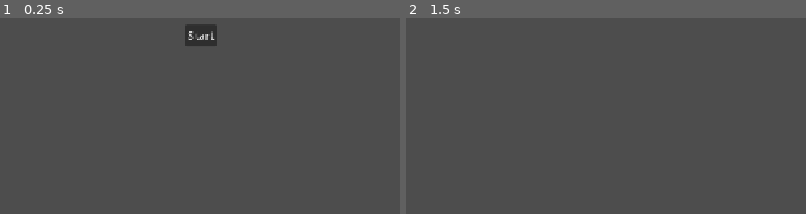
Above: before the commit, frames 1-2 (left to right).
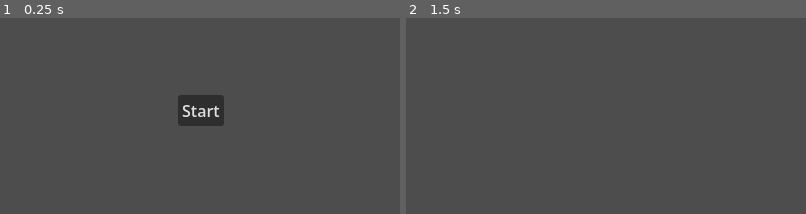
Above: after the commit, the same moments.

Repository: Deeeeelan/gmtk-game-jam-2026
Game: Godot game, scene res://scenes/title_screen.tscn
Two runs of this game, one before a commit and one after it. Both use one fixed random seed, a clock stepped at 60 frames per second and the inputs below.
Inputs:
- Up to frame 1 (0.25 s): no input
- Up to frame 2 (1.5 s): click "Start" at 0.5 s; tap Enter at 1.25 s
The pictures show only the part of the screen within x 25-75%, y 0-50%; the shares and areas given below are measured in that part.
In our replay, the window is 800x450 before the commit and 800x600 after it. These sizes can differ from the game's own. Grey fills any space a smaller window leaves; there, only what the larger window draws over its background counts as a difference.

The runs differ from the first frame. In frame 1, 2.5% of the frame differs, in the area x 44-56%, y 3-56%; in frame 2, only the window size differs.

Commit message:
Add game loop

Diff:
--- a/project.godot
+++ b/project.godot
@@ -18,10 +18,11 @@
 [autoload]
 
 Minigames="*uid://h2x38lstm06n"
-WindowFactory="*uid://8w0jmelvcovm"
 
 [display]
 
+window/size/viewport_width=800
+window/size/viewport_height=600
 window/stretch/mode="canvas_items"
 window/stretch/aspect="expand"
 
--- a/scenes/game.tscn
+++ b/scenes/game.tscn
@@ -1,7 +1,6 @@
 [gd_scene format=3 uid="uid://cfce8rl3gvf5u"]
 
 [ext_resource type="Script" uid="uid://dtnxmryvuac7n" path="res://scripts/game_manager.gd" id="1_yqjtg"]
-[ext_resource type="Script" uid="uid://e4al832a8ucu" path="res://scripts/game_loop_manager.gd" id="2_lnu2h"]
 
 [node name="Game" type="Node" unique_id=101121047]
 
@@ -11,6 +10,10 @@
 unique_name_in_owner = true
 script = ExtResource("1_yqjtg")
 
-[node name="GameLoopManager" type="Node" parent="." unique_id=1551743415]
-unique_name_in_owner = true
-script = ExtResource("2_lnu2h")
+[node name="CanvasLayer" type="CanvasLayer" parent="." unique_id=749428670]
+
+[node name="Control" type="Control" parent="CanvasLayer" unique_id=1661590345]
+layout_mode = 3
+anchors_preset = 0
+offset_right = 40.0
+offset_bottom = 40.0
--- a/scripts/game_loop_manager.gd
+++ b/scripts/game_loop_manager.gd
@@ -1,8 +1 @@
 extends Node
-
-@onready var GameManager = %GameManager
-
-func game_loop() -> void:
-	while true:
-		break
-	return
--- a/scripts/game_manager.gd
+++ b/scripts/game_manager.gd
@@ -4,22 +4,61 @@
 var total_games: int = 0
 var game_streak: int = 0
 var highest_streak: int = 0
+var speed_mult: int = 100
 var lives: int = 3
 
 var currentGame: Node
 var currentWindow: Variant
 
-func playGame() -> bool:
+func playGame(game: String) -> bool:
+	print("playing: ", game)
+	if Minigames.games.has(game):
+		print("data: ", Minigames.games[game])
+		var game_data = Minigames.games[game]
+		var game_scene = load(game_data.node).instantiate()
+
+	else:
+		push_warning("no game data!")
 	return false
 
 func speedUp() -> void:
-	return
+	speed_mult = min(500, speed_mult + 50)
+	#TODO Animation
 
 func speedDown() -> void:
-	return
+	speed_mult = max(100, speed_mult - 25)
+	#TODO
 
 func lose() -> void:
-	return
+	print("lose")
+	#TODO
+
+func game_loop() -> void:
+	while true:
+		var game_id = randi_range(0, len(Minigames.games))
+		var game = Minigames.games[game_id]
+		var outcome = await playGame(game_id)
+		if outcome:
+			# WIN
+			total_games += 1
+			game_streak += 1
+			score += 200
+			if game_streak >= 5 and game_streak % 5 == 0:
+				if game_streak > highest_streak && highest_streak % 10 == 0:
+					lives += 1
+				speedUp()
+				score += 1000
+		else:
+			lives -= 1
+			if game_streak >= 5:
+				speedDown()
+				score -= 300
+			game_streak = 0
+			score -= 100
+			score = max(0, score)
+		if lives == 0:
+			lose()
+			break
 
 func _ready() -> void:
 	pass
--- a/scripts/minigames.gd
+++ b/scripts/minigames.gd
@@ -2,7 +2,7 @@
 
 var games = {
 	0: {
-		naame = "test",
+		name = "test",
 		node = "",
 	}
 }
